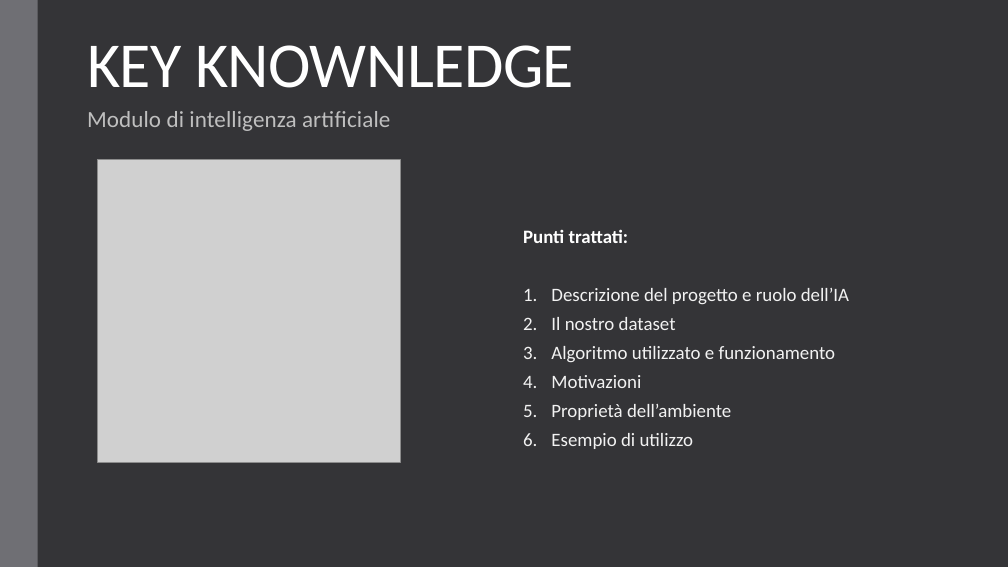
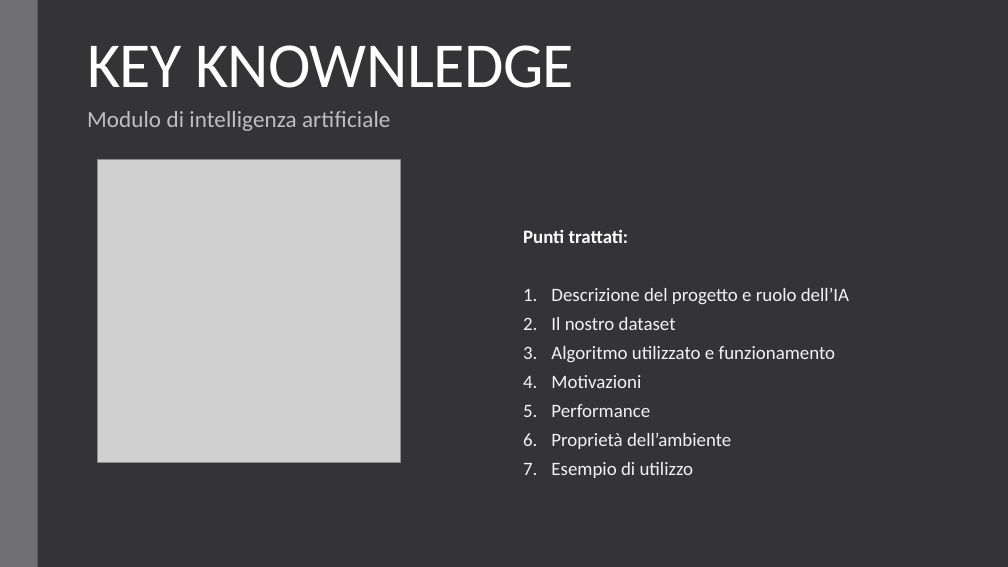
Before and after one commit to Crex99/KEY-KNOWLEDGE, a slide deck: slide 1 of FIA/KEY_KNOWNLEDGE.pptx. Drawn at 1008x567 pixels with LibreOffice and Linux fonts; fonts in the diff are those of the drawing; grey boxes stand for pictures. Boxes give left, top, right and bottom in pixels: in the first picture for what was removed or moved away, otherwise in the second. Text is boxed around its words. In the diff, an @@ line names an element or a change of style, - is before the commit and + after.

```diff
--- a/FIA/KEY_KNOWNLEDGE.pptx
+++ b/FIA/KEY_KNOWNLEDGE.pptx
@@ text at bbox=[551, 404, 650, 417]: paragraph added @@
+5. Performance
```
Also in this commit, not shown: 4 other slides changed, 1 slide added, 1 other file.
